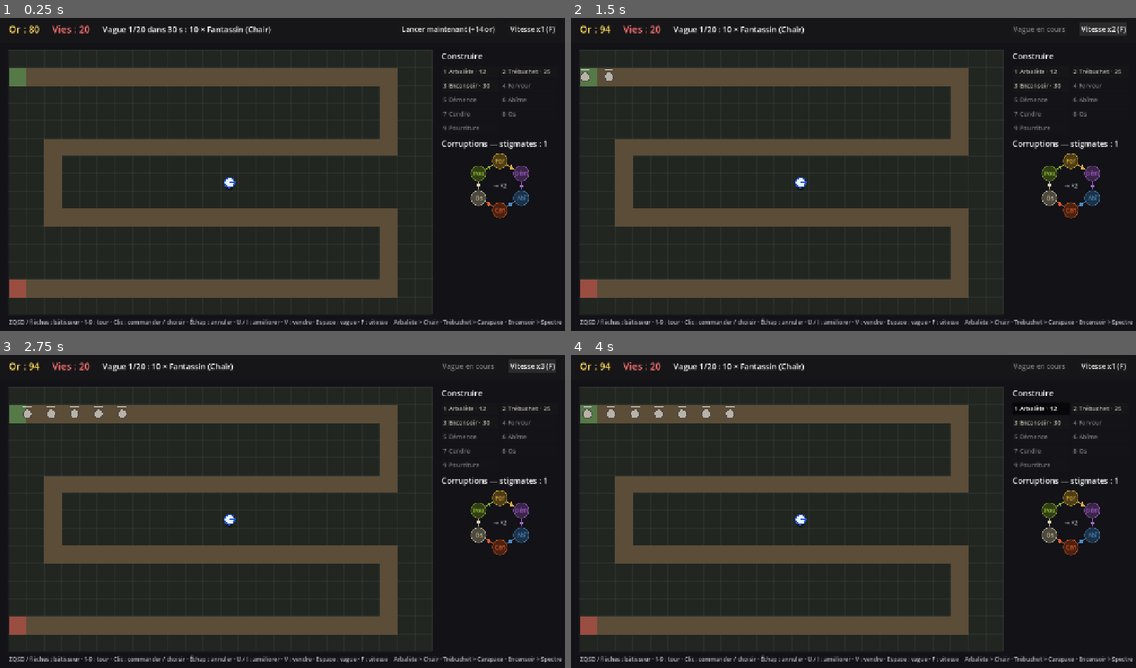
Above: before the commit, frames 1-4 (two rows, left to right).
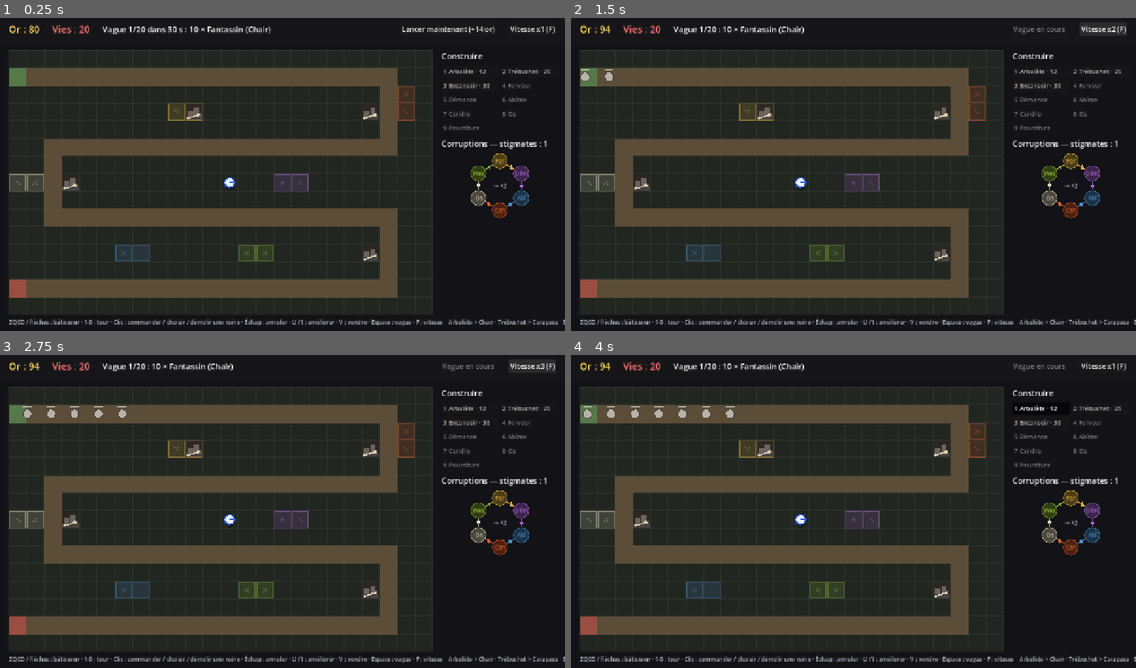
Above: after the commit, the same moments.

Repository: Vespper/TowerDefense
Game: Godot game, scene res://scenes/main/main.tscn
The game is run twice, just before and just after one commit, with the same random seed, the same clock (stepped at 60 frames per second) and the same inputs.
Inputs:
- Up to frame 1 (0.25 s): no input
- Up to frame 2 (1.5 s): click "Lancer maintenant (+14 or)" at 0.5 s; click "Vitesse x1 (F)" at 1.25 s
- Up to frame 3 (2.75 s): click "Vitesse x2 (F)" at 2 s
- Up to frame 4 (4 s): click "Vitesse x3 (F)" at 2.75 s; click "1 Arbalète · 12" at 3.5 s

The runs differ from the first frame. In frame 1, 2.6% of the frame differs, in the area x 1-100%, y 21-99%; in frame 2, 2.6%; in frame 3, 2.6%; in frame 4, 2.6%.

Commit message:
Ajoute les terres corrompues et les ruines à démolir
Co-Authored-By: Claude Opus 5.5 <noreply@anthropic.com>
Claude-Session: https://claude.ai/code/session_01JcHKN9eG7ToWKNfS3dUWNC

Diff:
--- a/data/maps/serpent.tres
+++ b/data/maps/serpent.tres
@@ -8,3 +8,18 @@
 columns = 24
 rows = 15
 waypoints = Array[Vector2i]([Vector2i(0, 1), Vector2i(21, 1), Vector2i(21, 5), Vector2i(2, 5), Vector2i(2, 9), Vector2i(21, 9), Vector2i(21, 13), Vector2i(0, 13)])
+corrupted_cells = Dictionary[Vector2i, int]({
+Vector2i(9, 3): 1,
+Vector2i(10, 3): 1,
+Vector2i(15, 7): 2,
+Vector2i(16, 7): 2,
+Vector2i(6, 11): 3,
+Vector2i(7, 11): 3,
+Vector2i(22, 2): 4,
+Vector2i(22, 3): 4,
+Vector2i(13, 11): 5,
+Vector2i(14, 11): 5,
+Vector2i(0, 7): 6,
+Vector2i(1, 7): 6
+})
+ruins = Array[Vector2i]([Vector2i(20, 3), Vector2i(3, 7), Vector2i(20, 11), Vector2i(10, 3)])
--- a/data/waves/wave_08.tres
+++ b/data/waves/wave_08.tres
@@ -10,4 +10,4 @@
 armor = 3
 count = 16
 spawn_interval = 0.5
-health_multiplier = 4.05
+health_multiplier = 4.19
--- a/data/waves/wave_09.tres
+++ b/data/waves/wave_09.tres
@@ -11,7 +11,7 @@
 armor = 1
 count = 14
 spawn_interval = 0.8
-health_multiplier = 4.74
+health_multiplier = 4.91
 elite = ExtResource("3")
 elite_count = 2
 elite_element = 1
--- a/data/waves/wave_10.tres
+++ b/data/waves/wave_10.tres
@@ -10,4 +10,4 @@
 armor = 2
 count = 1
 spawn_interval = 1.0
-health_multiplier = 2.97
+health_multiplier = 3.08
--- a/data/waves/wave_11.tres
+++ b/data/waves/wave_11.tres
@@ -11,7 +11,7 @@
 armor = 2
 count = 36
 spawn_interval = 0.25
-health_multiplier = 7.24
+health_multiplier = 7.49
 elite = ExtResource("3")
 elite_count = 3
 elite_element = 5
--- a/data/waves/wave_12.tres
+++ b/data/waves/wave_12.tres
@@ -10,4 +10,4 @@
 armor = 0
 count = 18
 spawn_interval = 0.6
-health_multiplier = 10.36
+health_multiplier = 10.73
--- a/data/waves/wave_13.tres
+++ b/data/waves/wave_13.tres
@@ -11,7 +11,7 @@
 armor = 1
 count = 16
 spawn_interval = 0.7
-health_multiplier = 14.19
+health_multiplier = 14.69
 elite = ExtResource("3")
 elite_count = 3
 elite_element = 6
--- a/data/waves/wave_14.tres
+++ b/data/waves/wave_14.tres
@@ -10,4 +10,4 @@
 armor = 0
 count = 18
 spawn_interval = 0.6
-health_multiplier = 14.19
+health_multiplier = 14.69
--- a/data/waves/wave_15.tres
+++ b/data/waves/wave_15.tres
@@ -10,4 +10,4 @@
 armor = 0
 count = 12
 spawn_interval = 1.0
-health_multiplier = 13.55
+health_multiplier = 14.03
--- a/data/waves/wave_16.tres
+++ b/data/waves/wave_16.tres
@@ -11,7 +11,7 @@
 armor = 2
 count = 22
 spawn_interval = 0.45
-health_multiplier = 15.77
+health_multiplier = 16.33
 elite = ExtResource("3")
 elite_count = 4
 elite_element = 2
--- a/data/waves/wave_17.tres
+++ b/data/waves/wave_17.tres
@@ -10,4 +10,4 @@
 armor = 0
 count = 44
 spawn_interval = 0.22
-health_multiplier = 18.78
+health_multiplier = 19.45
--- a/data/waves/wave_18.tres
+++ b/data/waves/wave_18.tres
@@ -10,4 +10,4 @@
 armor = 0
 count = 22
 spawn_interval = 0.5
-health_multiplier = 18.78
+health_multiplier = 19.45
--- a/data/waves/wave_19.tres
+++ b/data/waves/wave_19.tres
@@ -11,7 +11,7 @@
 armor = 0
 count = 24
 spawn_interval = 0.5
-health_multiplier = 24.43
+health_multiplier = 25.29
 elite = ExtResource("3")
 elite_count = 4
 elite_element = 4
--- a/data/waves/wave_20.tres
+++ b/data/waves/wave_20.tres
@@ -10,4 +10,4 @@
 armor = 0
 count = 1
 spawn_interval = 1.0
-health_multiplier = 9.41
+health_multiplier = 9.74
--- a/scenes/board/board.gd
+++ b/scenes/board/board.gd
@@ -1,6 +1,7 @@
 class_name Board
 extends Node2D
-## Terrain en grille avec un chemin fixe (MapData). Les tours se posent sur toutes les cases hors du chemin.
+## Terrain en grille avec un chemin fixe (MapData). Les tours se posent sur toutes les cases hors du chemin
+## et hors des ruines. Certaines cases sont des terres corrompues (bonus ou malus selon la tour).
 
 @export var map: MapData
 @export var cell_size: int = 40
@@ -15,6 +16,9 @@
 var _ghost_cell: Vector2i = Vector2i(-1, -1)
 var _ghost_valid: bool = false
 var _ghost_range: float = 0.0
+## Multiplicateur de la terre sous la tour fantôme (1 = sans effet).
+var _ghost_terrain: float = 1.0
+var _blocked: Dictionary = {}
 
 
 func _ready() -> void:
@@ -40,6 +44,8 @@
 		draw_line(Vector2(0, y * cell_size), Vector2(size.x, y * cell_size), line_color)
 	for c in _path_cells:
 		draw_rect(_cell_rect(c), Color(0.36, 0.3, 0.22))
+	for c in map.corrupted_cells:
+		_draw_corrupted(c, map.corrupted_cells[c])
 	draw_rect(_cell_rect(_path_cells[0]), Color(0.3, 0.8, 0.4, 0.35))
 	draw_rect(_cell_rect(_path_cells[-1]), Color(0.9, 0.3, 0.3, 0.45))
 	if is_inside(_ghost_cell):
@@ -47,6 +53,11 @@
 		draw_rect(_cell_rect(_ghost_cell), c)
 		if _ghost_range > 0.0:
 			draw_arc(_cell_center_local(_ghost_cell), _ghost_range, 0, TAU, 48, Color(1, 1, 1, 0.3), 1.5)
+		if not is_equal_approx(_ghost_terrain, 1.0):
+			var font := ThemeDB.fallback_font
+			var text := "%+d %%" % roundi((_ghost_terrain - 1.0) * 100.0)
+			var col := Color(0.5, 1, 0.5) if _ghost_terrain > 1.0 else Color(1, 0.45, 0.4)
+			draw_string(font, Vector2(_ghost_cell) * cell_size + Vector2(-6, -4), text, HORIZONTAL_ALIGNMENT_LEFT, -1, 14, col)
 
 
 func is_inside(cell: Vector2i) -> bool:
@@ -61,9 +72,27 @@
 	return _occupied.has(cell)
 
 
-## Vrai si on peut poser une tour ici : dans la carte, hors du chemin, case libre.
+## Vrai si on peut poser une tour ici : dans la carte, hors du chemin, case libre (ni tour ni ruine).
 func can_build(cell: Vector2i) -> bool:
-	return is_inside(cell) and not is_path(cell) and not is_occupied(cell)
+	return is_inside(cell) and not is_path(cell) and not is_occupied(cell) and not is_blocked(cell)
+
+
+## Corruption de la terre de cette case (NONE si case normale).
+func terrain_at(cell: Vector2i) -> Element.Type:
+	return map.corrupted_cells.get(cell, Element.Type.NONE) as Element.Type
+
+
+## Case bloquée par une ruine.
+func is_blocked(cell: Vector2i) -> bool:
+	return _blocked.has(cell)
+
+
+func set_blocked(cell: Vector2i, blocked: bool) -> void:
+	if blocked:
+		_blocked[cell] = true
+	else:
+		_blocked.erase(cell)
+	queue_redraw()
 
 
 func set_occupied(cell: Vector2i, occupied: bool) -> void:
@@ -91,12 +120,14 @@
 	return _path_cells
 
 
-func set_ghost(cell: Vector2i, valid: bool, attack_range: float) -> void:
-	if cell == _ghost_cell and valid == _ghost_valid and is_equal_approx(attack_range, _ghost_range):
+## `terrain_mult` : multiplicateur de la terre sous la tour fantôme, affiché s'il change quelque chose.
+func set_ghost(cell: Vector2i, valid: bool, attack_range: float, terrain_mult: float = 1.0) -> void:
+	if cell == _ghost_cell and valid == _ghost_valid and is_equal_approx(attack_range, _ghost_range) and is_equal_approx(terrain_mult, _ghost_terrain):
 		return
 	_ghost_cell = cell
 	_ghost_valid = valid
 	_ghost_range = attack_range
+	_ghost_terrain = terrain_mult
 	queue_redraw()
 
 
@@ -110,6 +141,17 @@
 	return cell_to_world(cell) + away * cell_size * 0.5
 
 
+## Terre corrompue : fond teinté de la couleur de la corruption, liseré et motif en croix.
+func _draw_corrupted(cell: Vector2i, element: int) -> void:
+	var col := Element.color(element as Element.Type)
+	var r := _cell_rect(cell)
+	draw_rect(r, Color(col, 0.16))
+	draw_rect(r.grow(-2), Color(col, 0.45), false, 1.5)
+	var c := r.get_center()
+	draw_line(c + Vector2(-5, -5), c + Vector2(5, 5), Color(col, 0.35), 1.5)
+	draw_line(c + Vector2(-5, 5), c + Vector2(5, -5), Color(col, 0.35), 1.5)
+
+
 func _cell_rect(cell: Vector2i) -> Rect2:
 	return Rect2(Vector2(cell) * cell_size, Vector2(cell_size, cell_size))
 
--- a/scenes/builder/builder.gd
+++ b/scenes/builder/builder.gd
@@ -1,7 +1,7 @@
 class_name Builder
 extends Node2D
-## Le bâtisseur. Se déplace au clavier (ZQSD / WASD / flèches) ; les tours commandées forment une file
-## de chantiers : il marche jusqu'au premier, le construit, puis passe au suivant.
+## Le bâtisseur. Se déplace au clavier (ZQSD / WASD / flèches) ; les tours commandées et les ruines à démolir
+## forment une file de chantiers (Worksite) : il marche jusqu'au premier, le termine, puis passe au suivant.
 ## Il marche partout (chemin compris) et ne peut pas être blessé.
 
 signal queue_changed
@@ -10,7 +10,7 @@
 ## Zone où il peut marcher (coordonnées monde). Réglée par Main d'après le terrain.
 var bounds: Rect2 = Rect2(0, 0, 1280, 720)
 
-var _queue: Array[Tower] = []
+var _queue: Array[Worksite] = []
 var _facing: Vector2 = Vector2.RIGHT
 var _working: bool = false
 var _time: float = 0.0
@@ -59,9 +59,16 @@
 
 
 ## Ajoute un chantier à la file.
-func order(site: Tower) -> void:
+func order(site: Worksite) -> void:
 	_queue.append(site)
 	queue_changed.emit()
+
+
+## Retire un chantier de la file (démolition annulée).
+func cancel(site: Worksite) -> void:
+	if _queue.has(site):
+		_queue.erase(site)
+		queue_changed.emit()
 
 
 func pending_orders() -> int:
@@ -81,7 +88,7 @@
 
 ## Retire les chantiers vendus ou terminés.
 func _clean_queue() -> void:
-	var kept: Array[Tower] = []
+	var kept: Array[Worksite] = []
 	for t in _queue:
 		if is_instance_valid(t) and not t.is_queued_for_deletion() and not t.is_built():
 			kept.append(t)
--- /dev/null
+++ b/scenes/builder/worksite.gd
@@ -0,0 +1,14 @@
+class_name Worksite
+extends Node2D
+## Ce que le bâtisseur peut travailler : un chantier de tour (Tower) ou une ruine à démolir (Ruin).
+## Il marche jusqu'au chantier et appelle `work` jusqu'à ce que `is_built` soit vrai.
+
+
+## Fait avancer le chantier. `speed` multiplie la vitesse du bâtisseur.
+func work(_delta: float, _speed: float = 1.0) -> void:
+	pass
+
+
+## Vrai quand il n'y a plus rien à faire ici.
+func is_built() -> bool:
+	return true
--- a/scenes/main/main.gd
+++ b/scenes/main/main.gd
@@ -35,12 +35,15 @@
 var _build_index: int = -1
 var _selected: Tower
 var _towers_by_cell: Dictionary = {}
+## Ruines encore debout (case -> Ruin).
+var _ruins_by_cell: Dictionary = {}
 var _speed_index: int = 0
 ## Dernière position de la souris dans le monde (lue dans les événements, pas dans le système).
 var _mouse_world: Vector2 = Vector2(-1000, -1000)
 
 @onready var board: Board = $Board
 @onready var towers_root: Node2D = $Towers
+@onready var ruins_root: Node2D = $Ruins
 @onready var enemies_root: Node2D = $Enemies
 @onready var projectiles_root: Node2D = $Projectiles
 @onready var spawner: WaveSpawner = $WaveSpawner
@@ -57,6 +60,7 @@
 	builder.bounds = board_rect.grow(-12)
 	builder.global_position = board.cell_to_world(Vector2i(board.columns / 2, board.rows / 2))
 	next_wave_in = rules.first_wave_delay
+	_spawn_ruins()
 	spawner.enemy_spawned.connect(_on_enemy_spawned)
 	spawner.spawning_finished.connect(_on_spawning_finished)
 	hud.build_requested.connect(select_build)
@@ -111,7 +115,9 @@
 		_update_ghost()
 	elif event is InputEventMouseButton and event.pressed and event.button_index == MOUSE_BUTTON_LEFT:
 		var cell := board.world_to_cell(_mouse_world)
-		if _build_index >= 0:
+		if _ruins_by_cell.has(cell):
+			toggle_demolition(_ruins_by_cell[cell])
+		elif _build_index >= 0:
 			try_build(_build_index, cell)
 		else:
 			_select_tower(_towers_by_cell.get(cell))
@@ -160,6 +166,7 @@
 	gold -= data.cost
 	var tower: Tower = TOWER_SCENE.instantiate()
 	tower.setup(data, rules, cell, board.cell_size, projectiles_root)
+	tower.terrain = board.terrain_at(cell)
 	towers_root.add_child(tower)
 	tower.global_position = board.cell_to_world(cell)
 	_towers_by_cell[cell] = tower
@@ -181,6 +188,53 @@
 	builder.order(tower)
 	_refresh_hud()
 	return true
+
+
+## Ruines encore debout.
+func ruins() -> Array[Ruin]:
+	var list: Array[Ruin] = []
+	for r in _ruins_by_cell.values():
+		list.append(r)
+	return list
+
+
+## Commande la démolition d'une ruine (or payé tout de suite), ou l'annule et rembourse si elle était commandée.
+func toggle_demolition(ruin: Ruin) -> bool:
+	if ruin == null or is_finished() or ruin.is_built():
+		return false
+	if ruin.ordered:
+		gold += rules.ruin_clear_cost
+		ruin.set_ordered(false)
+		builder.cancel(ruin)
+	else:
+		if gold < rules.ruin_clear_cost:
+			return false
+		gold -= rules.ruin_clear_cost
+		ruin.set_ordered(true)
+		builder.order(ruin)
+	_refresh_hud()
+	return true
+
+
+func _spawn_ruins() -> void:
+	for cell in board.map.ruins:
+		if not board.is_inside(cell) or board.is_path(cell):
+			continue
+		var ruin := Ruin.new()
+		ruin.setup(cell, board.cell_size, rules.ruin_clear_time)
+		ruins_root.add_child(ruin)
+		ruin.global_position = board.cell_to_world(cell)
+		ruin.cleared.connect(_on_ruin_cleared)
+		_ruins_by_cell[cell] = ruin
+		board.set_blocked(cell, true)
+
+
+func _on_ruin_cleared(ruin: Ruin) -> void:
+	_ruins_by_cell.erase(ruin.cell)
+	board.set_blocked(ruin.cell, false)
+	ruin.queue_free()
+	_update_ghost()
+	_refresh_hud()
 
 
 func sell(tower: Tower) -> void:
@@ -313,7 +367,8 @@
 		board.clear_ghost()
 		return
 	var cell := board.world_to_cell(_mouse_world)
-	board.set_ghost(cell, can_build(_build_index, cell), tower_types[_build_index].attack_range)
+	var mult := rules.terrain_multiplier(tower_types[_build_index].element, board.terrain_at(cell))
+	board.set_ghost(cell, can_build(_build_index, cell), tower_types[_build_index].attack_range, mult)
 
 
 func _wave_preview(index: int) -> String:
--- a/scenes/main/main.tscn
+++ b/scenes/main/main.tscn
@@ -48,6 +48,8 @@
 script = ExtResource("board")
 map = ExtResource("map")
 
+[node name="Ruins" type="Node2D" parent="."]
+
 [node name="Towers" type="Node2D" parent="."]
 
 [node name="Enemies" type="Node2D" parent="."]
--- /dev/null
+++ b/scenes/ruins/ruin.gd
@@ -0,0 +1,62 @@
+class_name Ruin
+extends Worksite
+## Ruine qui bloque une case constructible. On paie pour que le bâtisseur la démolisse ;
+## une fois démolie, la case est libre. Les ruines sont placées sur de bonnes cases (MapData.ruins).
+
+signal cleared(ruin: Ruin)
+
+var cell: Vector2i
+## Démolition commandée (or payé) et pas encore finie.
+var ordered: bool = false
+## Avancement de la démolition, de 0 à 1.
+var progress: float = 0.0
+var _duration: float = 4.0
+var _size: float = 32.0
+
+
+func setup(at_cell: Vector2i, cell_size: int, duration: float) -> void:
+	cell = at_cell
+	_size = cell_size - 4
+	_duration = duration
+
+
+func work(delta: float, speed: float = 1.0) -> void:
+	if is_built():
+		return
+	progress = minf(progress + delta * speed / maxf(_duration, 0.01), 1.0)
+	queue_redraw()
+	if is_built():
+		cleared.emit(self)
+
+
+func is_built() -> bool:
+	return progress >= 1.0
+
+
+func set_ordered(value: bool) -> void:
+	ordered = value
+	if not ordered:
+		progress = 0.0
+	queue_redraw()
+
+
+func _draw() -> void:
+	var half := _size / 2.0
+	# Tas de pierres et d'os, de plus en plus bas pendant la démolition
+	draw_rect(Rect2(-half, -half, _size, _size), Color(0.17, 0.15, 0.14, 0.9 * (1.0 - progress)))
+	var h := 1.0 - progress * 0.7
+	var stone := Color(0.42, 0.39, 0.36)
+	var dark := Color(0.28, 0.26, 0.25)
+	draw_rect(Rect2(-half, half - 10 * h, _size, 10 * h), dark)
+	draw_rect(Rect2(-half + 3, half - 22 * h, 12, 14 * h), stone)
+	draw_rect(Rect2(-1, half - 28 * h, 12, 20 * h), stone)
+	draw_rect(Rect2(half - 9, half - 16 * h, 7, 8 * h), stone)
+	# Un os en travers
+	var bone := Color(0.86, 0.82, 0.7)
+	draw_line(Vector2(-half + 4, half - 4), Vector2(half - 8, half - 12 * h), bone, 3.0)
+	draw_circle(Vector2(-half + 4, half - 4), 3, bone)
+	draw_circle(Vector2(half - 8, half - 12 * h), 3, bone)
+	if ordered:
+		draw_rect(Rect2(-half, -half, _size, _size), Color(1, 0.85, 0.35, 0.8), false, 2.0)
+		draw_rect(Rect2(-half, -half - 6, _size, 4), Color(0, 0, 0, 0.6))
+		draw_rect(Rect2(-half, -half - 6, _size * progress, 4), Color(1, 0.85, 0.35))
--- a/scenes/towers/tower.gd
+++ b/scenes/towers/tower.gd
@@ -1,5 +1,5 @@
 class_name Tower
-extends Node2D
+extends Worksite
 ## Tour posée sur une case. Elle est d'abord un chantier que le bâtisseur doit construire ;
 ## une fois construite, elle vise l'ennemi le plus avancé à portée et tire un projectile.
 ## Une amélioration est aussi un chantier : la tour est hors service jusqu'à ce que le bâtisseur l'ait finie.
@@ -12,6 +12,8 @@
 var rules: GameRules
 var cell: Vector2i
 var level: int = 1
+## Corruption de la terre sous la tour (NONE si case normale).
+var terrain: Element.Type = Element.Type.NONE
 ## Branche d'amélioration choisie au niveau 2 (-1 = pas encore choisie).
 var branch: int = -1
 ## Or dépensé sur cette tour (pose + améliorations), pour la revente.
@@ -128,9 +130,14 @@
 	return level - 1 if chosen_branch() != null else 0
 
 
+## Multiplicateur de la terre corrompue sous la tour (1 si sans effet).
+func terrain_multiplier() -> float:
+	return rules.terrain_multiplier(data.element, terrain)
+
+
 func damage() -> float:
 	var b := chosen_branch()
-	return data.damage * (pow(b.damage_mult, _branch_steps()) if b else 1.0)
+	return data.damage * (pow(b.damage_mult, _branch_steps()) if b else 1.0) * terrain_multiplier()
 
 
 func fire_rate() -> float:
@@ -145,7 +152,7 @@
 
 func poison_dps() -> float:
 	var b := chosen_branch()
-	return data.poison_dps * (pow(b.poison_mult, _branch_steps()) if b else 1.0)
+	return data.poison_dps * (pow(b.poison_mult, _branch_steps()) if b else 1.0) * terrain_multiplier()
 
 
 func splash_radius() -> float:
--- a/scenes/ui/hud.gd
+++ b/scenes/ui/hud.gd
@@ -124,6 +124,10 @@
 		"Dégâts : %.0f  ·  %.1f tirs/s" % [tower.damage(), tower.fire_rate()],
 		"Portée : %.1f cases" % (tower.attack_range() / 40.0),
 	]
+	if tower.terrain != Element.Type.NONE:
+		var m := tower.terrain_multiplier()
+		var effect := "sans effet" if is_equal_approx(m, 1.0) else "dégâts %+d %%" % roundi((m - 1.0) * 100.0)
+		lines.append("Terre de %s : %s" % [Element.display_name(tower.terrain), effect])
 	if tower.splash_radius() > 0.0:
 		lines.append("Zone : %.0f px" % tower.splash_radius())
 	if tower.chain_count() > 0:
--- a/scenes/ui/hud.tscn
+++ b/scenes/ui/hud.tscn
@@ -135,7 +135,7 @@
 offset_bottom = 712.0
 theme_override_colors/font_color = Color(0.7, 0.7, 0.75, 1)
 theme_override_font_sizes/font_size = 13
-text = "ZQSD / flèches : bâtisseur · 1-9 : tour · Clic : commander / choisir · Échap : annuler · U / I : améliorer · V : vendre · Espace : vague · F : vitesse    Arbalète > Chair · Trébuchet > Carapace · Encensoir > Spectre"
+text = "ZQSD / flèches : bâtisseur · 1-9 : tour · Clic : commander / choisir / démolir une ruine · Échap : annuler · U / I : améliorer · V : vendre · Espace : vague · F : vitesse    Arbalète > Chair · Trébuchet > Carapace · Encensoir > Spectre"
 
 [node name="MessageLabel" type="Label" parent="."]
 unique_name_in_owner = true
--- a/scripts/data/element.gd
+++ b/scripts/data/element.gd
@@ -43,6 +43,14 @@
 }
 
 
+## Corruption opposée sur la roue (trois cases plus loin), ou NONE.
+static func opposite(element: Type) -> Type:
+	var i := ALL.find(element)
+	if i < 0:
+		return Type.NONE
+	return ALL[(i + 3) % ALL.size()]
+
+
 static func display_name(element: Type) -> String:
 	return NAMES[element]
 
--- a/scripts/data/game_rules.gd
+++ b/scripts/data/game_rules.gd
@@ -42,11 +42,32 @@
 ## Quand toutes les vagues lancées sont vaincues, le compte à rebours de la suivante tombe à cette valeur.
 @export var cleared_wave_delay: float = 3.0
 
+@export_group("Carte")
+## Dégâts d'une tour posée sur une terre de sa corruption (1.25 = +25 %).
+@export var terrain_bonus: float = 1.25
+## Dégâts d'une tour posée sur une terre de la corruption opposée (0.75 = -25 %).
+@export var terrain_malus: float = 0.75
+## Or et secondes de travail du bâtisseur pour démolir une ruine.
+@export var ruin_clear_cost: int = 20
+@export var ruin_clear_time: float = 4.0
+
 @export_group("Corruptions")
 ## Multiplicateur de dégâts d'une attaque forte (ex. Eau contre Feu).
 @export var strong_multiplier: float = 2.0
 ## Multiplicateur de dégâts d'une attaque faible (ex. Feu contre Eau).
 @export var weak_multiplier: float = 0.5
+
+
+## Multiplicateur de dégâts d'une tour de corruption `tower_element` posée sur une terre `terrain`.
+## Les tours neutres et les cases sans corruption ne changent rien.
+func terrain_multiplier(tower_element: Element.Type, terrain: Element.Type) -> float:
+	if tower_element == Element.Type.NONE or terrain == Element.Type.NONE:
+		return 1.0
+	if tower_element == terrain:
+		return terrain_bonus
+	if Element.opposite(tower_element) == terrain:
+		return terrain_malus
+	return 1.0
 
 
 func element_multiplier(attack: Element.Type, defense: Element.Type) -> float:
--- a/scripts/data/map_data.gd
+++ b/scripts/data/map_data.gd
@@ -2,13 +2,18 @@
 extends Resource
 ## Une carte : taille de la grille et chemin fixe des ennemis, donné par ses coins.
 ## Le chemin va d'un coin au suivant en ligne droite (horizontale ou verticale).
-## Toutes les cases hors du chemin sont constructibles.
+## Toutes les cases hors du chemin sont constructibles, sauf les ruines tant qu'elles ne sont pas démolies.
 
 @export var display_name: String = "Carte"
 @export var columns: int = 24
 @export var rows: int = 15
 ## Coins du chemin, de l'entrée à la sortie. Deux coins qui se suivent sont sur la même ligne ou colonne.
 @export var waypoints: Array[Vector2i] = []
+## Terres corrompues : case -> corruption (valeur de Element.Type). Une tour de cette corruption y est
+## plus forte, une tour de la corruption opposée plus faible (GameRules.terrain_multiplier).
+@export var corrupted_cells: Dictionary[Vector2i, int] = {}
+## Ruines : cases bloquées au départ, que le bâtisseur peut démolir contre de l'or.
+@export var ruins: Array[Vector2i] = []
 
 
 ## Toutes les cases du chemin, dans l'ordre.
--- a/tests/test_board.gd
+++ b/tests/test_board.gd
@@ -47,6 +47,12 @@
 	_check(rules.element_multiplier(Element.Type.NONE, Element.Type.ASH) == 1.0, "Neutre sans bonus")
 	_check(rules.gives_essence(4) and not rules.gives_essence(5), "stigmate toutes les 4 vagues")
 
+	# Opposés et terres corrompues
+	_check(Element.opposite(Element.Type.FERVOR) == Element.Type.ASH and Element.opposite(Element.Type.MADNESS) == Element.Type.BONE and Element.opposite(Element.Type.ABYSS) == Element.Type.ROT, "opposés : Ferveur/Cendre, Démence/Os, Abîme/Pourriture")
+	_check(rules.terrain_multiplier(Element.Type.ROT, Element.Type.ROT) == rules.terrain_bonus, "terre de sa corruption : bonus")
+	_check(rules.terrain_multiplier(Element.Type.ROT, Element.Type.ABYSS) == rules.terrain_malus, "terre opposée : malus")
+	_check(rules.terrain_multiplier(Element.Type.NONE, Element.Type.ROT) == 1.0 and rules.terrain_multiplier(Element.Type.ROT, Element.Type.ASH) == 1.0, "tour neutre ou autre terre : sans effet")
+
 	# Pierre-feuille-ciseaux des tours de base contre les armures
 	var crossbow: TowerData = load("res://data/towers/crossbow.tres")
 	var trebuchet: TowerData = load("res://data/towers/trebuchet.tres")
--- a/tests/test_input.gd
+++ b/tests/test_input.gd
@@ -4,7 +4,7 @@
 ## Lancer : tools/test.sh tests/test_input.gd
 
 const MAIN_SCENE := preload("res://scenes/main/main.tscn")
-const MAX_FRAMES := 1200
+const MAX_FRAMES := 3000
 
 var _main: Main
 var _frame: int = 0
@@ -15,6 +15,7 @@
 var _builder_start: Vector2
 var _gold_before_call: int = 0
 var _bonus_expected: int = 0
+var _ruin_cell: Vector2i
 
 
 func _initialize() -> void:
@@ -92,7 +93,28 @@
 		6:
 			_check(_main.wave_index == 1 and _main.spawner.is_spawning(), "Espace : vague lancée en avance")
 			_check(_bonus_expected > 0 and _main.gold == _gold_before_call + _bonus_expected, "bonus d'or pour l'avance (+%d)" % _bonus_expected)
-			return _finish()
+			# Terres corrompues : la Ferveur (débloquée plus haut) sur une terre de Ferveur, puis de Cendre (opposée)
+			_main.gold += 500
+			var fervor := _main.tower_types.find(load("res://data/towers/fervor.tres"))
+			var on_own := _main.try_build(fervor, Vector2i(9, 3))
+			_check(on_own != null and is_equal_approx(on_own.terrain_multiplier(), _main.rules.terrain_bonus), "Ferveur sur terre de Ferveur : bonus")
+			var on_opposite := _main.try_build(fervor, Vector2i(22, 2))
+			_check(on_opposite != null and is_equal_approx(on_opposite.terrain_multiplier(), _main.rules.terrain_malus), "Ferveur sur terre de Cendre : malus")
+			_check(is_equal_approx(on_opposite.damage(), on_opposite.data.damage * _main.rules.terrain_malus), "le malus réduit les dégâts")
+			_main.sell(on_own)
+			_main.sell(on_opposite)
+			# Ruines : case bloquée, clic = démolition payée, le bâtisseur la démolit
+			var ruin := _main.ruins()[0]
+			_ruin_cell = ruin.cell
+			_check(not _main.board.can_build(_ruin_cell), "une ruine bloque sa case")
+			var gold := _main.gold
+			_click(_main.board.cell_to_world(_ruin_cell))
+			_check(ruin.ordered and _main.gold == gold - _main.rules.ruin_clear_cost, "clic sur une ruine : démolition payée")
+			_step = 7
+		7:
+			if _main.board.can_build(_ruin_cell):
+				_check(_main.ruins().size() == _main.board.map.ruins.size() - 1, "ruine démolie, case libérée")
+				return _finish()
 	return false
 
 
Not shown, added: scenes/builder/worksite.gd.uid
Not shown, added: scenes/ruins/ruin.gd.uid
Not shown, changed: docs/architecture.md
Not shown, changed: docs/decisions.md
Not shown, changed: docs/design/gdd.md
Not shown, changed: docs/roadmap.md
Not shown, changed: docs/wiki/batisseur.md
Not shown, changed: docs/wiki/cartes.md
